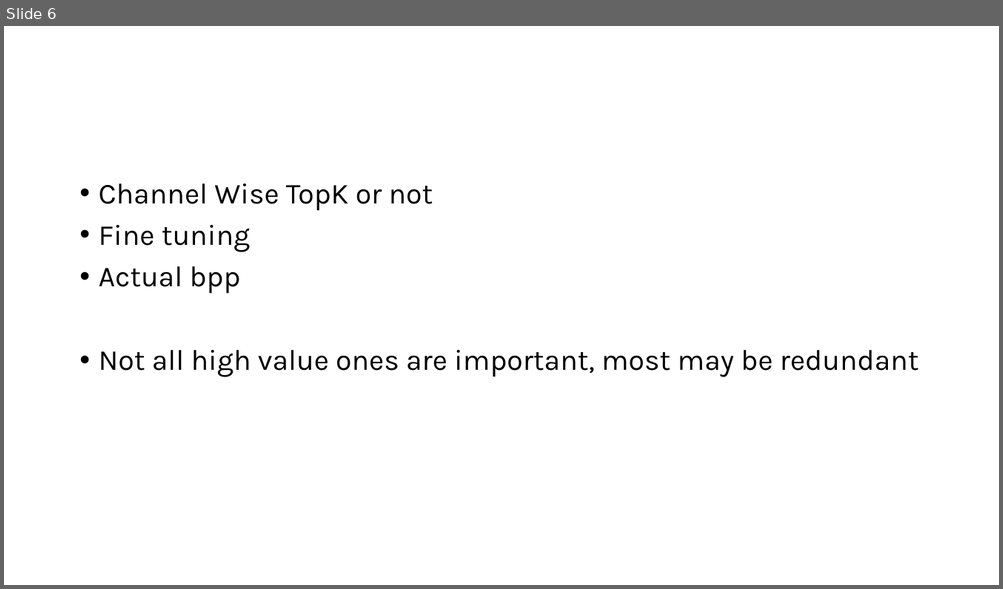
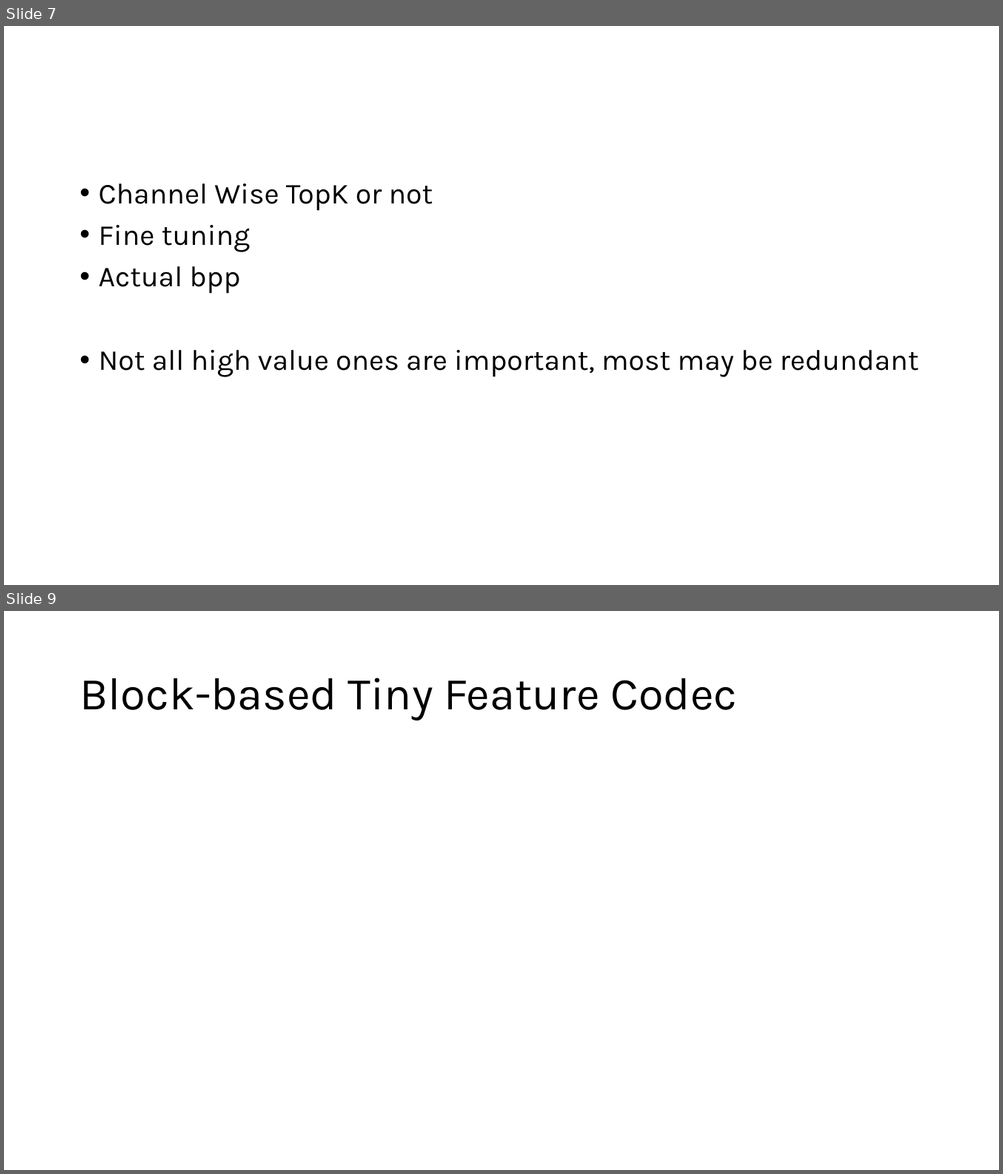
Before and after one commit to joeyuping/video-processing-final-project, a slide deck: Joe -ideas.pptx. Shown one above the other, each under a label of ours: slide 6 before the commit, slides 7 and 9 after it; the slides between them are not shown. The pictures are 1003x589 and 1003x1174 pixels, drawn with LibreOffice and Linux fonts; fonts in the diff are those of the drawing. Boxes give left, top, right and bottom in pixels: in the first picture for what was removed or moved away, otherwise in the second. Text is boxed around its words. In the diff, an @@ line names an element or a change of style, - is before the commit and + after.

Commit message:
updated blocksparse and results

```diff
--- a/Joe -ideas.pptx
+++ b/Joe -ideas.pptx
@@ slide 9 added at bbox=[4, 611, 999, 1170], background #FFFFFF @@
@@ title added at bbox=[79, 678, 737, 721], 44 pt, text #000000 @@
+Block-based Tiny Feature Codec
@@ what was slide 6 is now slide 7 @@
```
Also in this commit, not shown: 21 other slides added, 44 other files.
